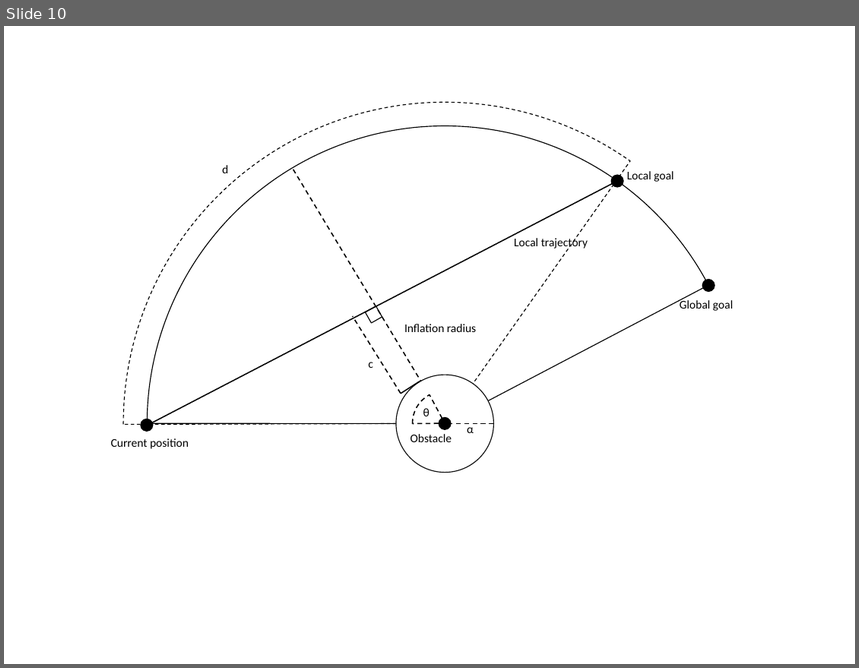
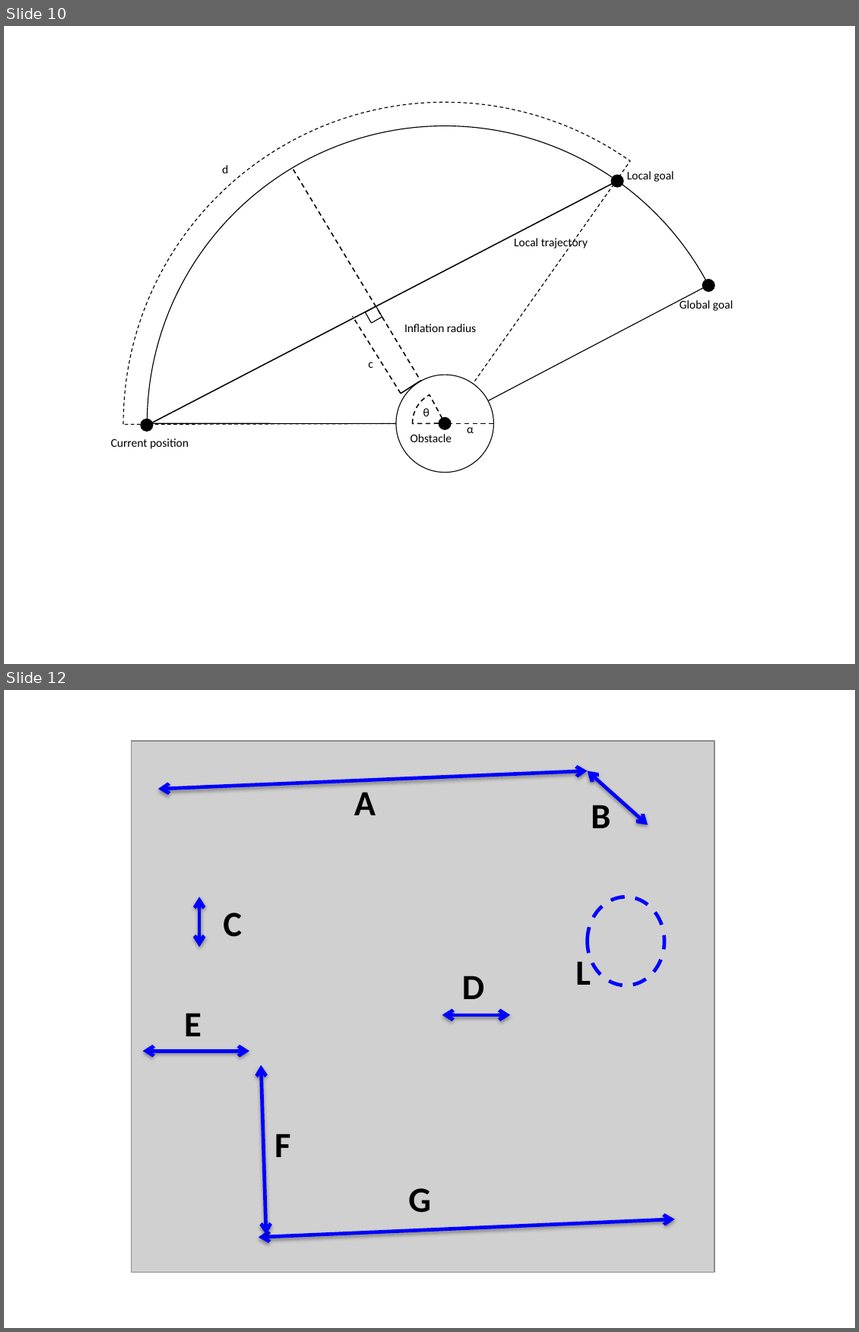
Before and after one commit to lachyd/final_report, a slide deck: imgs/created_images.pptx. Shown one above the other, each under a label of ours: slide 10 before the commit, slides 10 and 12 after it; the slides between them are not shown. The pictures are 859x668 and 859x1332 pixels, drawn with LibreOffice and Linux fonts; fonts in the diff are those of the drawing; grey boxes stand for pictures. Boxes give left, top, right and bottom in pixels: in the first picture for what was removed or moved away, otherwise in the second. Text is boxed around its words. In the diff, an @@ line names an element or a change of style, - is before the commit and + after.

```diff
--- a/imgs/created_images.pptx
+++ b/imgs/created_images.pptx
@@ slide 12 added at [4, 690, 855, 1328], background #FFFFFF @@
@@ group added at [132, 741, 715, 1273]: 8 texts, 7 double arrows, 1 picture, 1 ellipse @@
+A
+B
+C
+D
+E
+F
+G
+L
```
Also in this commit, not shown: 1 other slide added, 23 other files.
